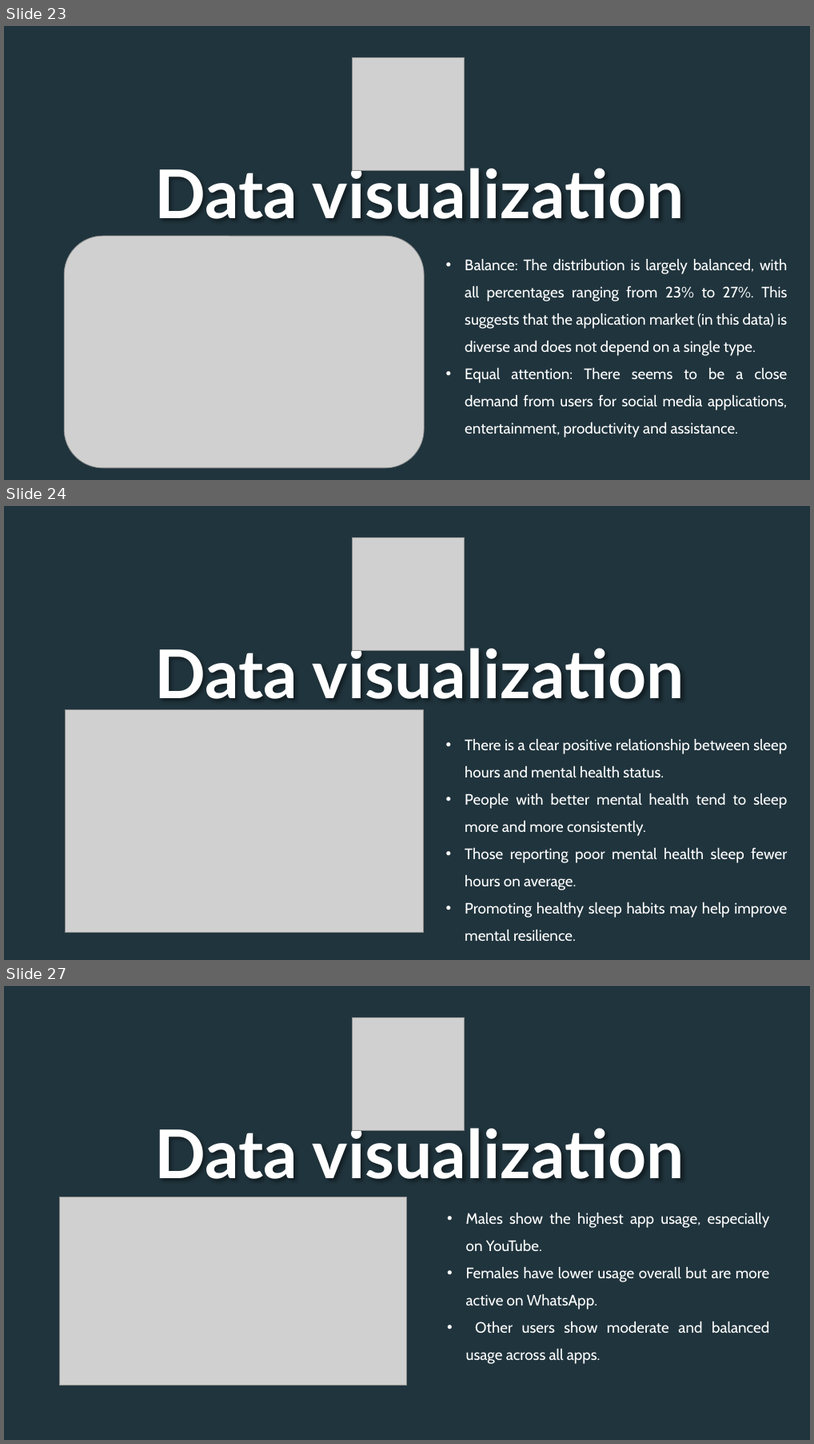
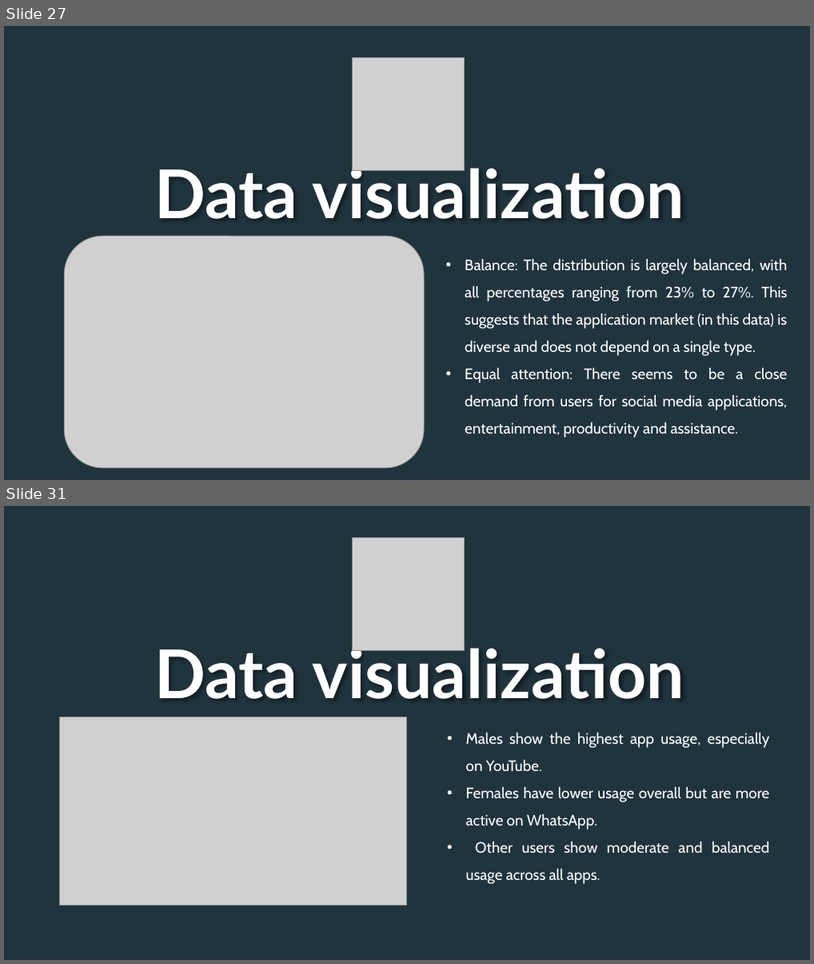
Before and after one commit to F1a23/Python_Team, a slide deck: Project1/Presentation1.pptx. Shown one above the other, each under a label of ours: slides 23, 24 and 27 before the commit, slides 27 and 31 after it; the slides between them are not shown. The pictures are 814x1444 and 814x964 pixels, drawn with LibreOffice and Linux fonts; fonts in the diff are those of the drawing; grey boxes stand for pictures; background and template pictures are left out; a plain dark background stands for a picture behind light text. Boxes give left, top, right and bottom in pixels: in the first picture for what was removed or moved away, otherwise in the second. Text is boxed around its words. In the diff, an @@ line names an element or a change of style, - is before the commit and + after.

```diff
--- a/Project1/Presentation1.pptx
+++ b/Project1/Presentation1.pptx
@@ slide 24 removed at bbox=[4, 506, 810, 960], background picture (left out) @@
@@ ellipse removed at bbox=[4, 506, 810, 960] @@
@@ picture removed at bbox=[353, 537, 465, 650] @@
@@ text removed at bbox=[155, 640, 685, 710] @@
-Data visualization
@@ picture removed at bbox=[65, 710, 424, 932] @@
@@ text removed at bbox=[465, 739, 787, 941] @@
-• There is a clear positive relationship between sleep hours and mental health status.
-• People with better mental health tend to sleep more and more consistently.
-• Those reporting poor mental health sleep fewer hours on average.
-• Promoting healthy sleep habits may help improve mental resilience.
@@ what was slide 23 is now slide 27 @@
@@ what was slide 27 is now slide 31 @@
```
Also in this commit, not shown: 14 slides changed, 8 slides added, 5 other slides removed, 3 other files.
